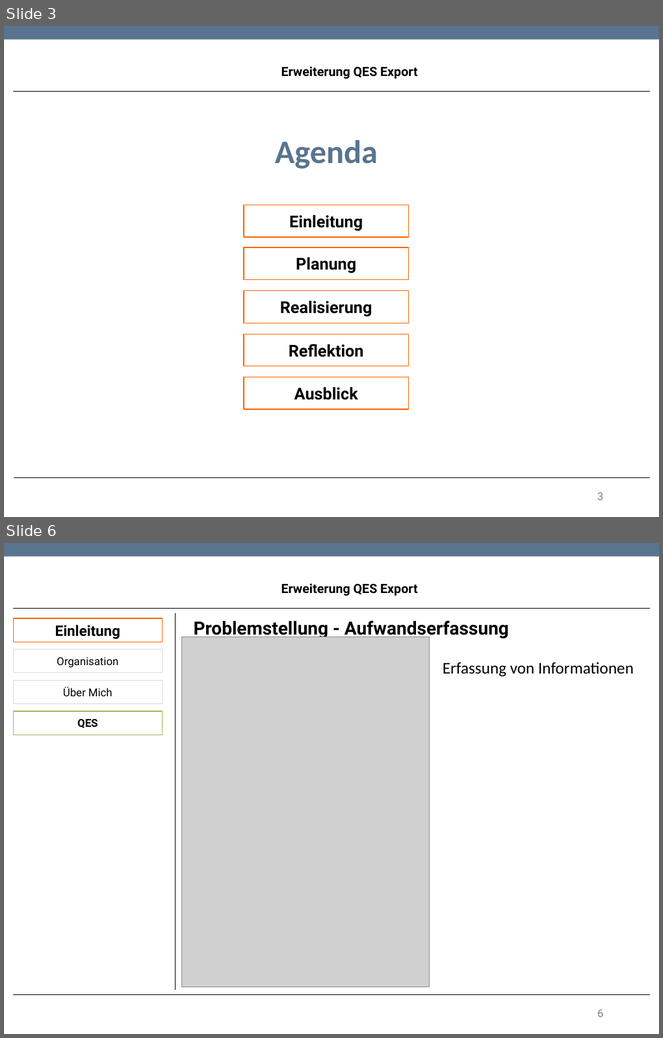
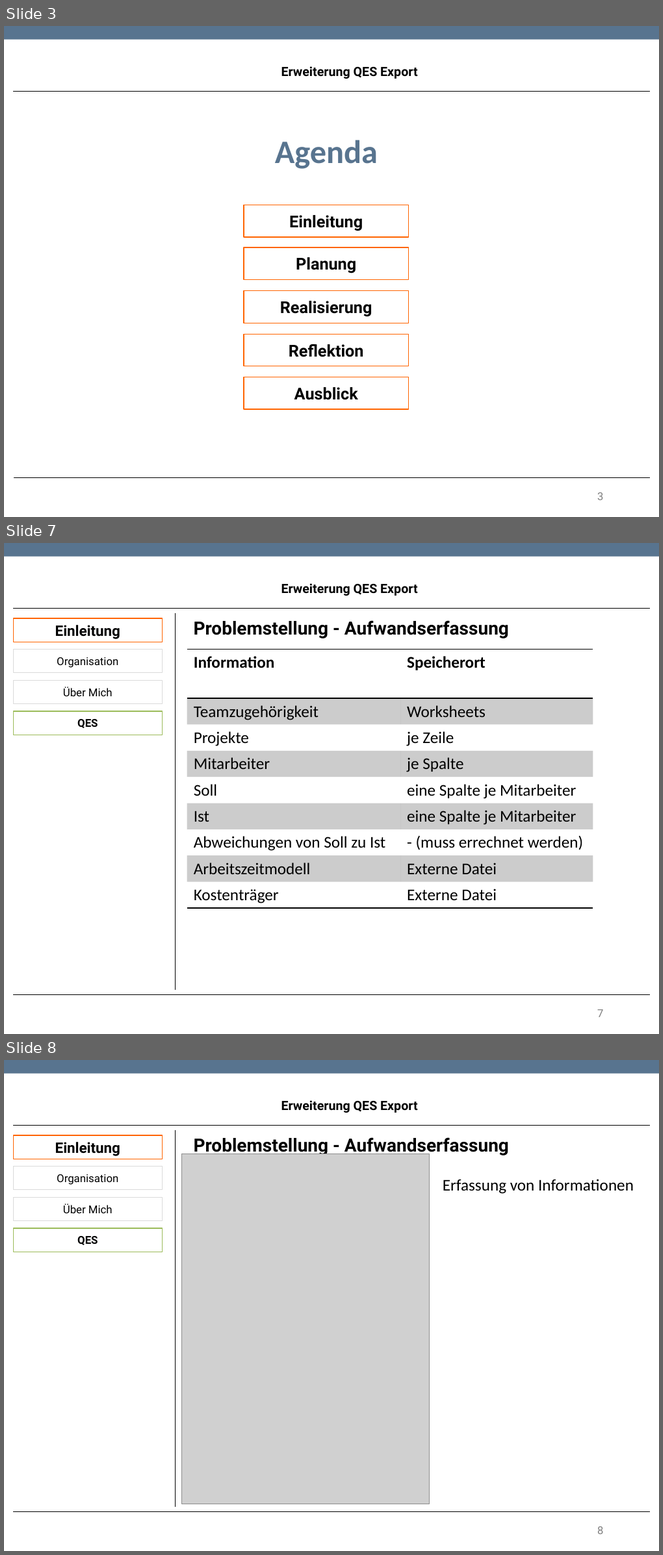
Before and after one commit to TwoHorus/dbExelExportLaravel, a slide deck: DOC/Fachgespraech.pptx. Shown one above the other, each under a label of ours: slides 3 and 6 before the commit, slides 3, 7 and 8 after it; the slides between them are not shown. The pictures are 663x1038 and 663x1555 pixels, drawn with LibreOffice and Linux fonts; fonts in the diff are those of the drawing; grey boxes stand for pictures; background and template pictures are left out. Boxes give left, top, right and bottom in pixels: in the first picture for what was removed or moved away, otherwise in the second. Text is boxed around its words. In the diff, an @@ line names an element or a change of style, - is before the commit and + after.

```diff
--- a/DOC/Fachgespraech.pptx
+++ b/DOC/Fachgespraech.pptx
@@ slide 7 added at [4, 543, 659, 1034], background #FFFFFF; not listed: 1 template element that a slide beside it also shows @@
@@ text added at [282, 583, 417, 596], 14 pt, text #000000, bold @@
+Erweiterung QES Export
@@ rectangle added at [13, 618, 163, 642], fill #FFFFFF, outline #FF6400 0.85 pt, 16 pt, text #000000, bold @@
+Einleitung
@@ line added from (13, 608) to (650, 608), #000000 0.75 pt @@
@@ line added from (176, 613) to (176, 990), #000000 0.75 pt @@
@@ text added at [194, 620, 509, 639], 20 pt, text #000000, bold @@
+Problemstellung - Aufwandserfassung
@@ rectangle added at [13, 649, 163, 673], fill #FFFFFF, outline #DADADA 0.85 pt, 12 pt, text #000000 @@
+Organisation
@@ table added at [187, 649, 594, 908], 9 rows, 2 columns @@
+Information | Speicherort
+Teamzugehörigkeit | Worksheets
+Projekte | je Zeile
+Mitarbeiter | je Spalte
+Soll | eine Spalte je Mitarbeiter
+Ist | eine Spalte je Mitarbeiter
+Abweichungen von Soll zu Ist | - (muss errechnet werden)
+Arbeitszeitmodell | Externe Datei
+Kostenträger | Externe Datei
@@ rectangle added at [13, 681, 163, 704], fill #FFFFFF, outline #DADADA 0.85 pt, 12 pt, text #000000 @@
+Über Mich
@@ rectangle added at [13, 711, 163, 735], fill #FFFFFF, outline #9BBB59 0.85 pt, 12 pt, text #000000, bold @@
+QES
@@ line added from (13, 995) to (650, 995), #000000 0.75 pt @@
@@ page number added at [597, 1010, 603, 1017], 12 pt, text #808080 @@
+7
@@ what was slide 6 is now slide 8 @@
```
Also in this commit, not shown: 3 slides changed, 1 other slide added.
